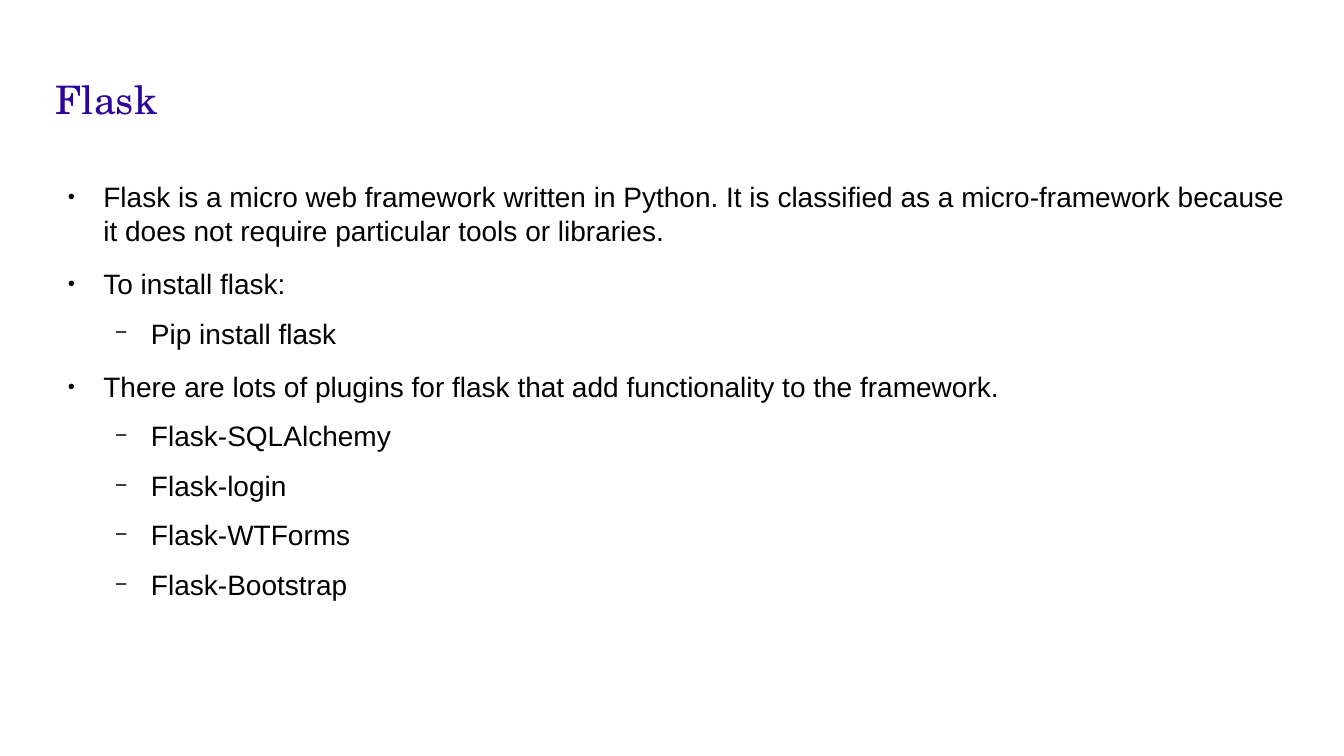
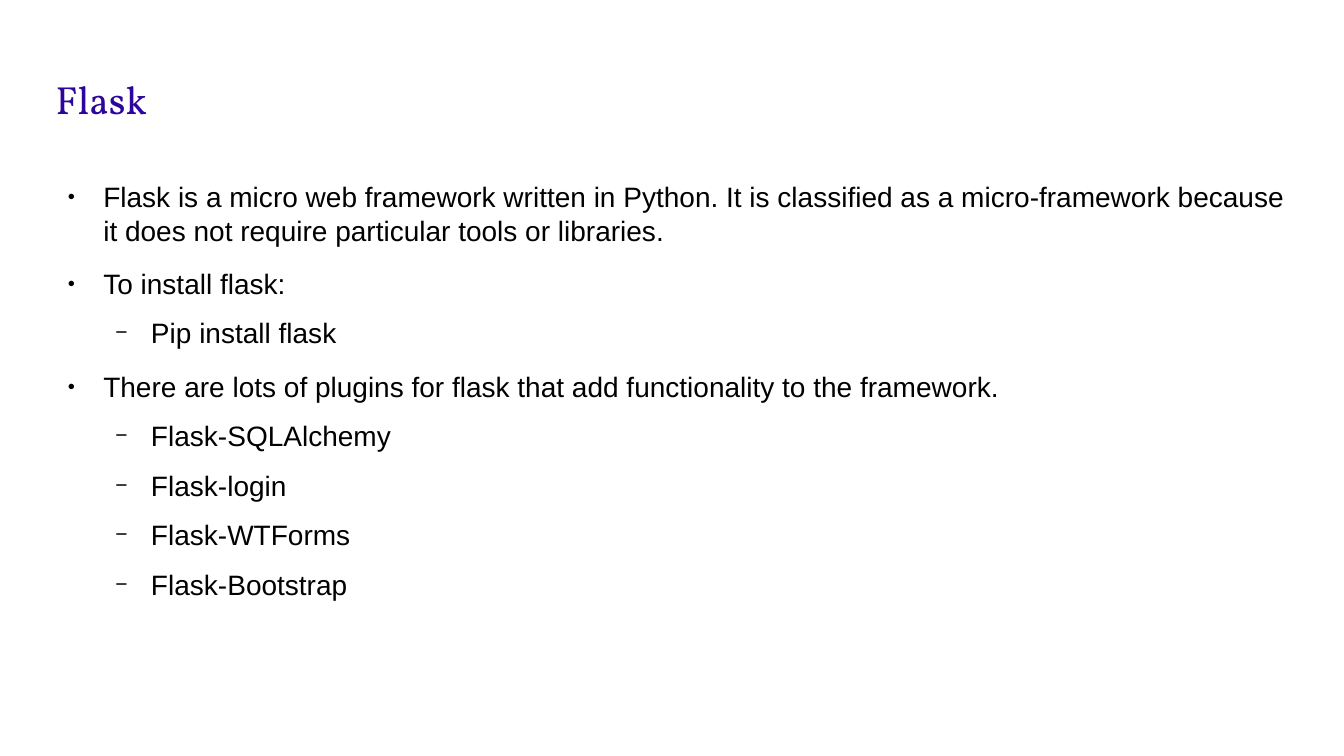
Before and after one commit to French-Austin1/python_lesson_material, a slide deck: slide 4 of day_3/Day_3_slides.pptx. Drawn at 1344x756 pixels with LibreOffice and Linux fonts; fonts in the diff are those of the drawing. Boxes give left, top, right and bottom in pixels: in the first picture for what was removed or moved away, otherwise in the second. Text is boxed around its words. In the diff, an @@ line names an element or a change of style, - is before the commit and + after.

```diff
--- a/day_3/Day_3_slides.pptx
+++ b/day_3/Day_3_slides.pptx
@@ title "Flask" at [56, 86, 147, 115]: font TeX Gyre Schola to Vollkorn @@
```
Also in this commit, not shown: 5 other slides changed, 8 other files.
